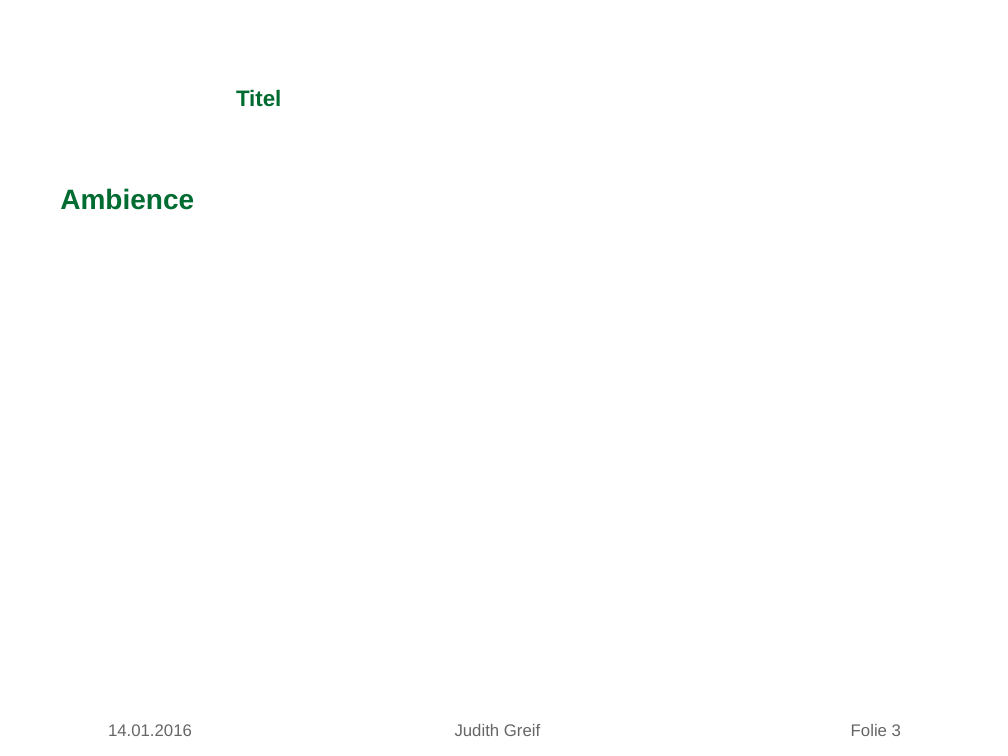
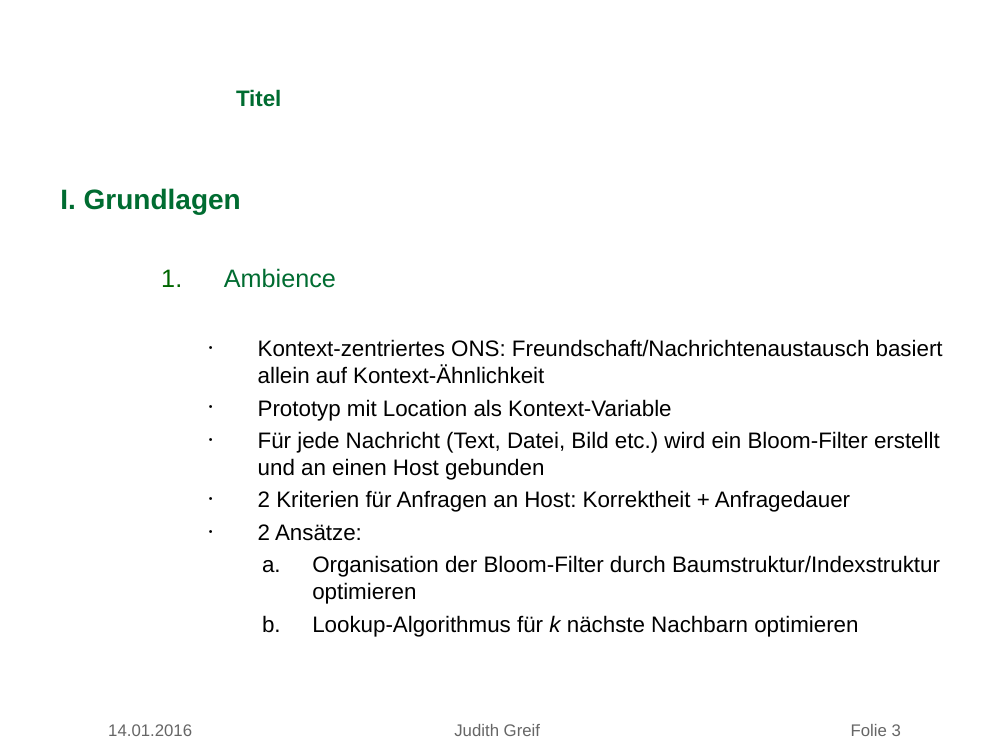
Before and after one commit to missgreenwood/masterarbeit, a slide deck: slide 3 of mdsg_latex_10062012/slides/antrittsvortrag_greif.ppt. Drawn at 1008x756 pixels with LibreOffice and Linux fonts; fonts in the diff are those of the drawing; background and template pictures are left out. Boxes give left, top, right and bottom in pixels: in the first picture for what was removed or moved away, otherwise in the second. Text is boxed around its words. In the diff, an @@ line names an element or a change of style, - is before the commit and + after.

```diff
--- a/mdsg_latex_10062012/slides/antrittsvortrag_greif.ppt
+++ b/mdsg_latex_10062012/slides/antrittsvortrag_greif.ppt
@@ text at box(60, 188, 241, 214): paragraph added @@
+I. Grundlagen
@@ text at box(224, 268, 336, 288): size 20 to 18 pt, bold off in "Ambience"; alignment left to justified; bullet none to 1.; list level 1 to 2 in "Ambience" @@
@@ text at box(258, 339, 943, 637): paragraphs added @@
+    • Kontext-zentriertes ONS: Freundschaft/Nachrichtenaustausch basiert allein auf Kontext-Ähnlichkeit
+    • Prototyp mit Location als Kontext-Variable
+    • Für jede Nachricht (Text, Datei, Bild etc.) wird ein Bloom-Filter erstellt und an einen Host gebunden
+    • 2 Kriterien für Anfragen an Host: Korrektheit + Anfragedauer
+    • 2 Ansätze:
+    a. Organisation der Bloom-Filter durch Baumstruktur/Indexstruktur optimieren
+    b. Lookup-Algorithmus für k nächste Nachbarn optimieren
```
Also in this commit, not shown: 1 other slide changed, 2 slides added, 2 other files.
